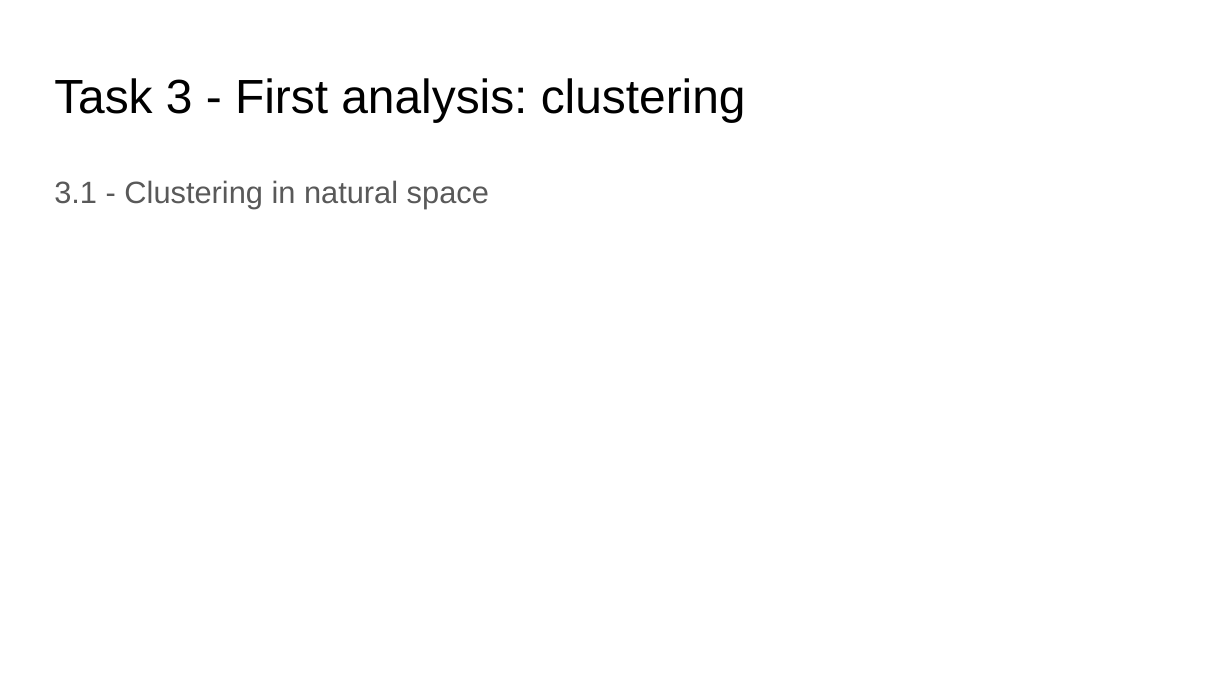
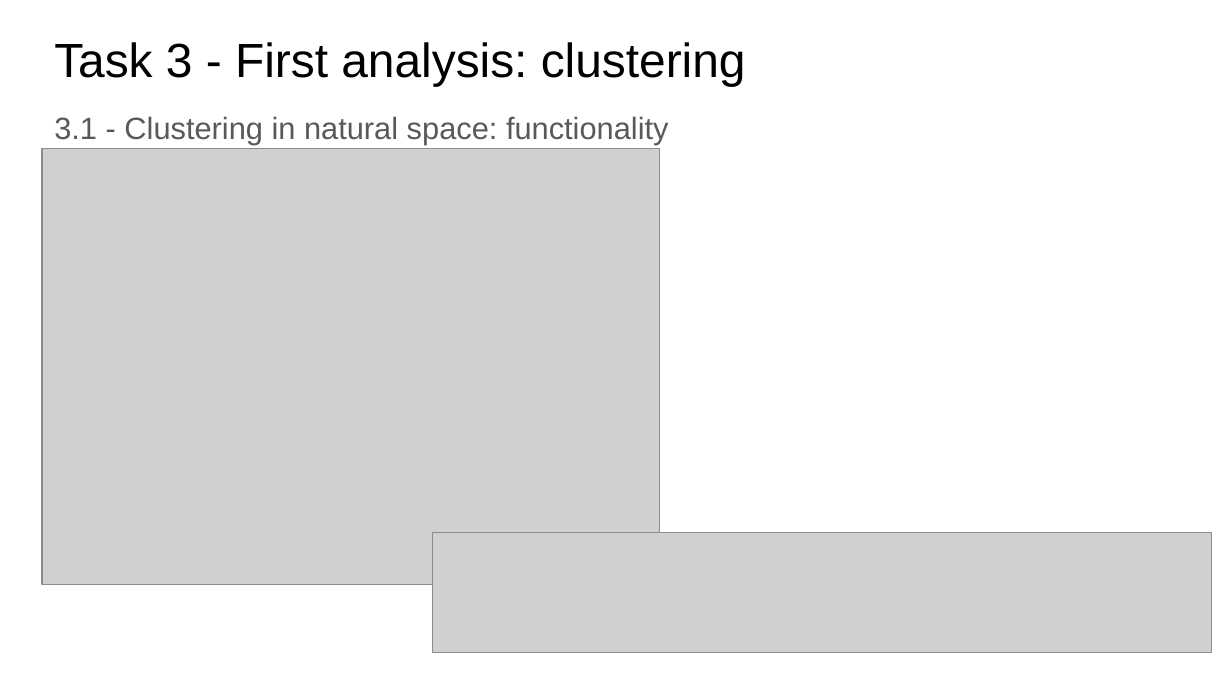
Before and after one commit to jolatechno/cours-ENS, a slide deck: slide 4 of cours/M2/machine_learning/PCS_CompSci_Project/Joseph_TOUZET_computational_science_project.odp. Drawn at 1232x693 pixels with LibreOffice and Linux fonts; fonts in the diff are those of the drawing; grey boxes stand for pictures. Boxes give left, top, right and bottom in pixels: in the first picture for what was removed or moved away, otherwise in the second. Text is boxed around its words. In the diff, an @@ line names an element or a change of style, - is before the commit and + after.

```diff
--- a/cours/M2/machine_learning/PCS_CompSci_Project/Joseph_TOUZET_computational_science_project.odp
+++ b/cours/M2/machine_learning/PCS_CompSci_Project/Joseph_TOUZET_computational_science_project.odp
@@ title "Task 3 - First analysis: ..." moved from (x1=54, y1=78, x2=746, y2=122) to (x1=54, y1=42, x2=746, y2=86) @@
@@ text at (x1=54, y1=116, x2=669, y2=145): text changed @@
-3.1 - Clustering in natural space
+3.1 - Clustering in natural space: functionality
@@ picture added at (x1=42, y1=148, x2=659, y2=584) @@
@@ picture added at (x1=432, y1=532, x2=1211, y2=652) @@
```
Also in this commit, not shown: 5 other slides changed, 4 slides added, 2 slides removed, 6 other files.
